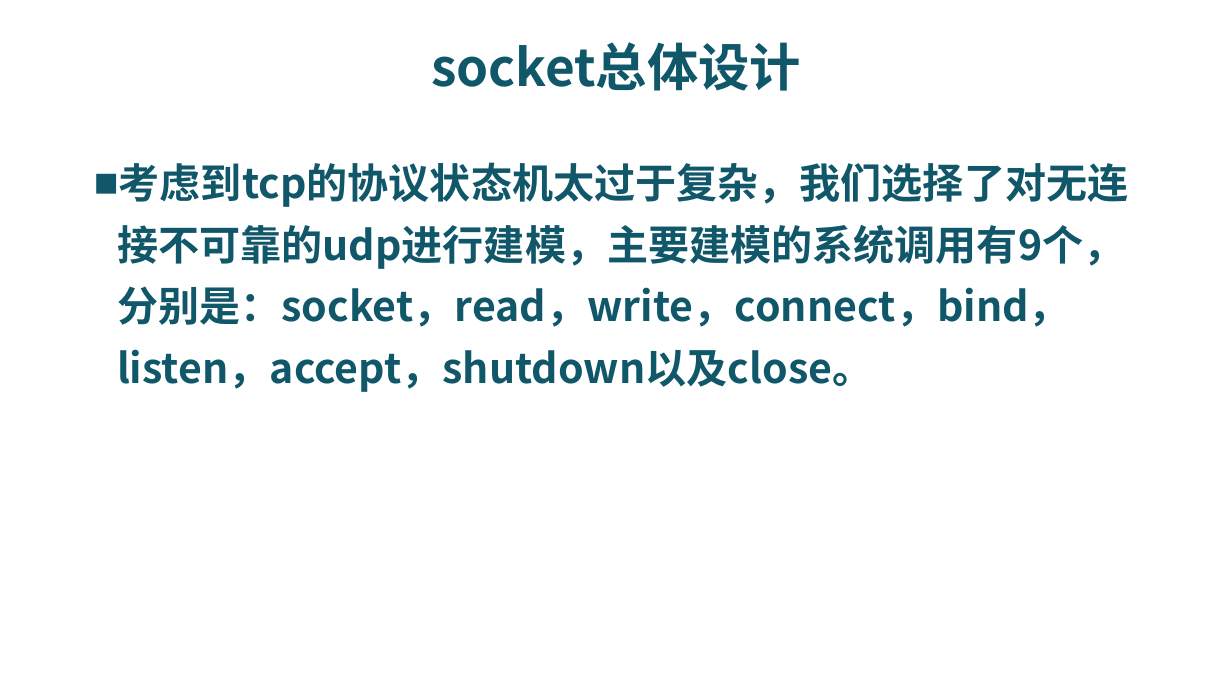
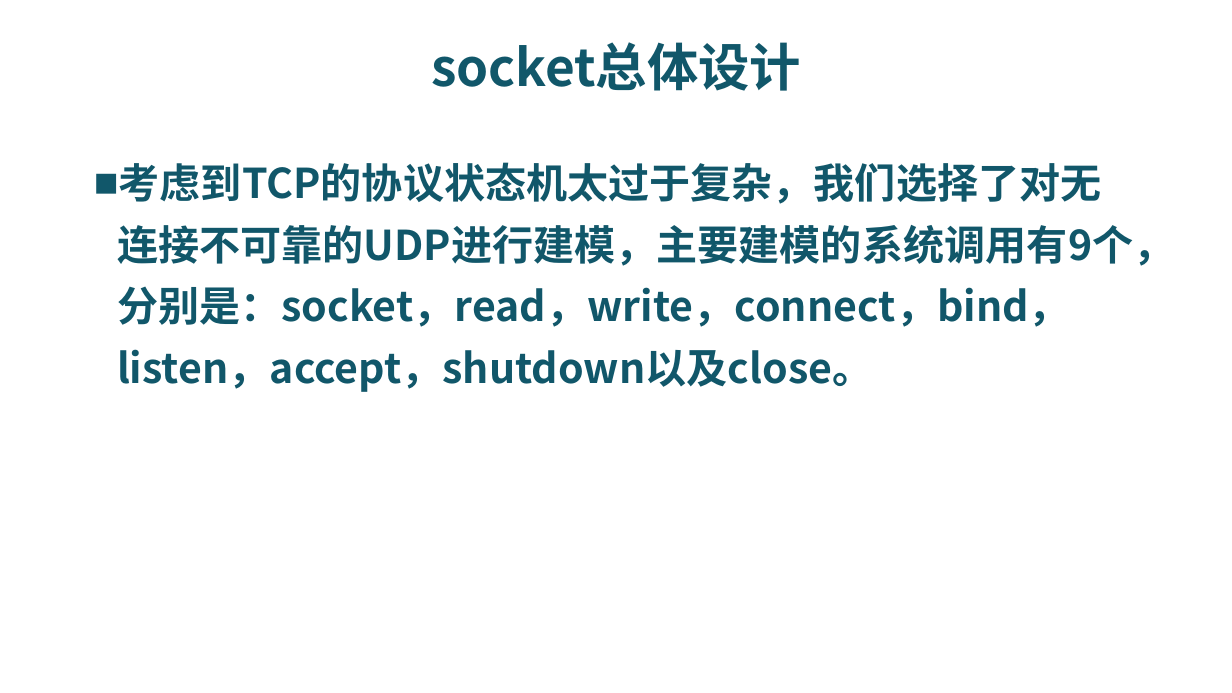
Before and after one commit to riscv-labs/OS2018spring-projects-g06, a slide deck: slide 25 of final_report.pptx. Drawn at 1232x693 pixels with LibreOffice and Linux fonts; fonts in the diff are those of the drawing; background and template pictures are left out. Boxes give left, top, right and bottom in pixels: in the first picture for what was removed or moved away, otherwise in the second. Text is boxed around its words. In the diff, an @@ line names an element or a change of style, - is before the commit and + after.

Commit message:
done ppt

```diff
--- a/final_report.pptx
+++ b/final_report.pptx
@@ text at [117,162,1174,392]: text changed @@
-■ 考虑到tcp的协议状态机太过于复杂，我们选择了对无连接不可靠的udp进行建模，主要建模的系统调用有9个，分别是：socket，read，write，connect，bind，listen，accept，shutdown以及close。
+■ 考虑到TCP的协议状态机太过于复杂，我们选择了对无连接不可靠的UDP进行建模，主要建模的系统调用有9个，分别是：socket，read，write，connect，bind，listen，accept，shutdown以及close。
```
Also in this commit, not shown: 5 other slides changed, 1 other file.
